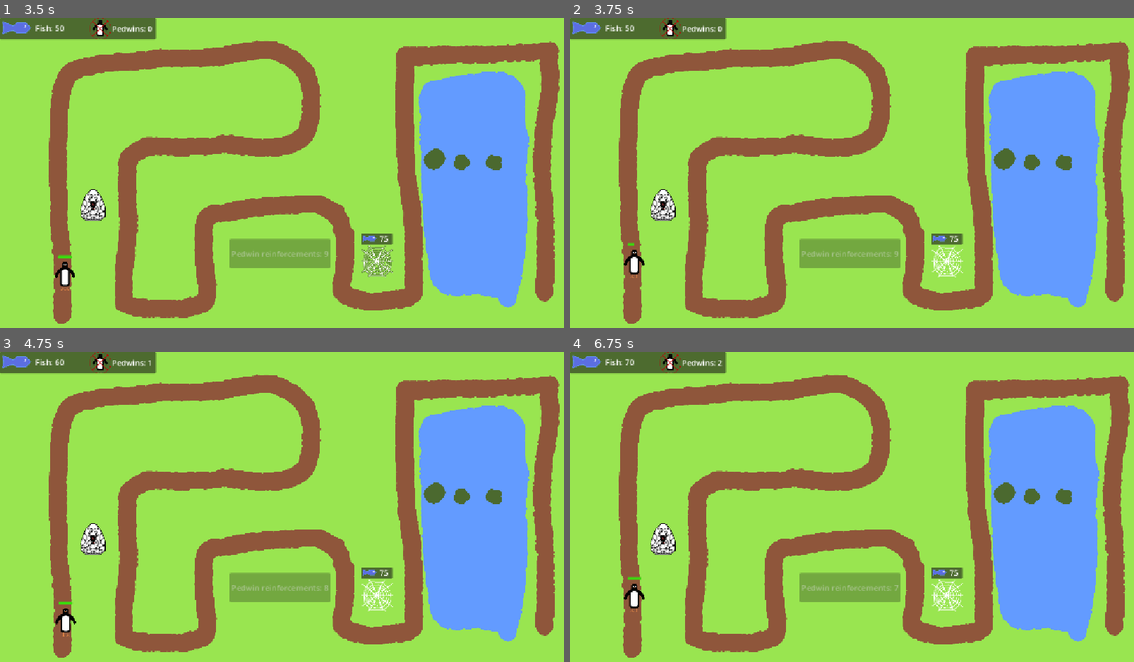
Above: before the commit, frames 1-4 (two rows, left to right).
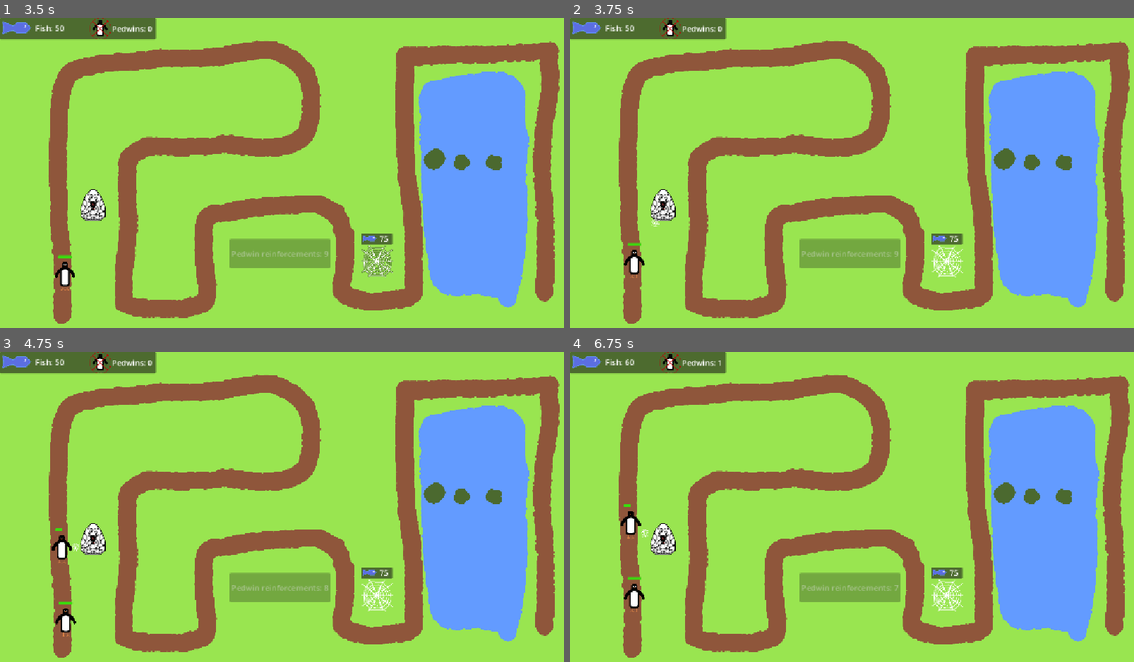
Above: after the commit, the same moments.

Repository: CrimsonCloak/pedwin
Game: Godot game, scene res://Scenes/menu.tscn
Same seed, same stepped clock (60 frames per second), same inputs: the game is played once before the commit and once after it.
Inputs (mouse positions are in pixels of both pictures, inside the frame that each line leads up to):
- Up to frame 1 (3.5 s): click "Start game" at 0.5 s; click "Start Pedwinvasion" at 1.25 s; tap Enter at 2 s; move the mouse to (95, 204) at 2.02 s; click (95, 204) at 2.17 s; tap Space at 2.75 s; move the mouse to (377, 259) at 2.77 s; click (377, 259) at 2.92 s
- Up to frame 2 (3.75 s): move the mouse to (908, 107) at 3.52 s; click (908, 107) at 3.67 s
- Up to frame 3 (4.75 s): move the mouse to (253, 575) at 4.27 s; click (253, 575) at 4.42 s
- Up to frame 4 (6.75 s): move the mouse to (1021, 556) at 5.02 s; click (1021, 556) at 5.17 s; move the mouse to (682, 463) at 5.77 s; click (682, 463) at 5.92 s; move the mouse to (880, 510) at 6.52 s; click (880, 510) at 6.67 s

Frame 1 is identical in both runs. In frame 2, less than 0.1% of the frame differs, in the area x 11-16%, y 64-74%; in frame 3, 0.2%; in frame 4, 0.2%, in the area x 8-28%, y 2-61%.

Commit message:
Add first projectile functionality

Diff:
--- /dev/null
+++ b/Scenes/Spodr/spodr_projectile.tscn
@@ -0,0 +1,20 @@
+[gd_scene format=3 uid="uid://clkpicgek7ofx"]
+
+[ext_resource type="Script" uid="uid://c3oolqvfhbbjt" path="res://Scripts/spodr_projectile.gd" id="1_ntdfl"]
+[ext_resource type="Texture2D" uid="uid://cewayfq16cj8f" path="res://Assets/Spodr/Spider_Projectile.png" id="2_ue8mr"]
+
+[sub_resource type="CircleShape2D" id="CircleShape2D_k7qig"]
+
+[node name="SpodrProjectile" type="Area2D" unique_id=668082177]
+collision_layer = 3
+collision_mask = 3
+script = ExtResource("1_ntdfl")
+
+[node name="Sprite2D" type="Sprite2D" parent="." unique_id=1830920042]
+scale = Vector2(0.5, 0.5)
+texture = ExtResource("2_ue8mr")
+
+[node name="CollisionShape2D" type="CollisionShape2D" parent="." unique_id=1816579376]
+shape = SubResource("CircleShape2D_k7qig")
+
+[connection signal="area_entered" from="." to="." method="_on_area2D_entered"]
--- a/Scenes/pedwin.tscn
+++ b/Scenes/pedwin.tscn
@@ -26,6 +26,8 @@
 texture_progress = ExtResource("3_ovojk")
 
 [node name="Area2D" type="Area2D" parent="." unique_id=2031673272]
+collision_layer = 3
+collision_mask = 3
 
 [node name="CollisionShape2D" type="CollisionShape2D" parent="Area2D" unique_id=755035187]
 position = Vector2(0.5, 1.5)
--- a/Scripts/empty_plot.gd
+++ b/Scripts/empty_plot.gd
@@ -1,6 +1,6 @@
 extends Node2D
 
-var spodr_cocoon_prefab: PackedScene = preload("res://Scenes/spodr_cocoon.tscn")
+var spodr_cocoon_prefab: PackedScene = preload("res://Scenes/Spodr/spodr_cocoon.tscn")
 var game_manager: Node2D
 # Called when the node enters the scene tree for the first time.
 func _ready() -> void:
--- a/Scripts/spodr_cocoon.gd
+++ b/Scripts/spodr_cocoon.gd
@@ -1,10 +1,10 @@
 extends Node2D
-
+@onready var tower_projectile = preload("res://Scenes/Spodr/spodr_projectile.tscn")
 var cd_timer: Timer
-var tower_damage: int = 1
 var pedwin_in_range: bool
 var cooldown_ready: bool = true
 var targeted_pedwin: PathFollow2D
+
 # Called when the node enters the scene tree for the first time.
 func _ready() -> void:
 	cd_timer = $Timer
@@ -19,15 +19,16 @@
 
 func attack_enemy(target):
 	attack_animation(target)
-	targeted_pedwin.take_damage(tower_damage)
 	cd_timer.start()
 
 func reset_cooldown():
 		cooldown_ready = true
 func attack_animation(target):
 	# Shoot a projectile towards the pedwin
-	pass
-
+	var projectile_instance = tower_projectile.instantiate()
+	projectile_instance.direction = position.direction_to(targeted_pedwin.position)
+	add_child(projectile_instance)
+	#print("Projectile deployed")
 func detect_pedwin() -> bool:
 	# Detect a collision with a PathFollow2D (AKA Pedwin enemy)
 	# Get all bodies inside Area2D
@@ -37,6 +38,7 @@
 		# Filter them on Pedwins
 		var pedwins: Array[PathFollow2D]
 		for body in bodies:
+			if body.get_parent() is PathFollow2D:
 				pedwins.append(body.get_parent())
 		# Get the furthest Pedwin along the path, and set it as the targeted Pedwin
 		# Loop over pedwins and select the one furthest along the path
--- /dev/null
+++ b/Scripts/spodr_projectile.gd
@@ -0,0 +1,18 @@
+extends Area2D
+
+var speed = 400
+var direction
+var projectile_damage: int = 1
+
+# Called every frame. 'delta' is the elapsed time since the previous frame.
+func _process(delta: float) -> void:
+	position += speed * direction * delta
+
+func _on_area2D_entered(area):
+	var collision_layer = area.get_collision_layer()
+	#print(collision_layer)
+	if collision_layer == 3:
+		print("Hit a Pedwin!")
+		var targeted_pedwin = area.get_parent()
+		targeted_pedwin.take_damage(projectile_damage)
+		queue_free()
--- a/project.godot
+++ b/project.godot
@@ -20,6 +20,10 @@
 window/stretch/mode="canvas_items"
 mouse_cursor/custom_image="uid://clmkuivcila5e"
 
+[layer_names]
+
+2d_physics/layer_2="Pedwins"
+
 [physics]
 
 3d/physics_engine="Jolt Physics"
Binary file added: Assets/Spodr/Spider_Projectile.png
Not shown, added: Assets/Spodr/Spider_Projectile.png.import
Renamed: Scenes/spodr_cocoon.tscn -> Scenes/Spodr/spodr_cocoon.tscn
Not shown, added: Scripts/spodr_projectile.gd.uid
